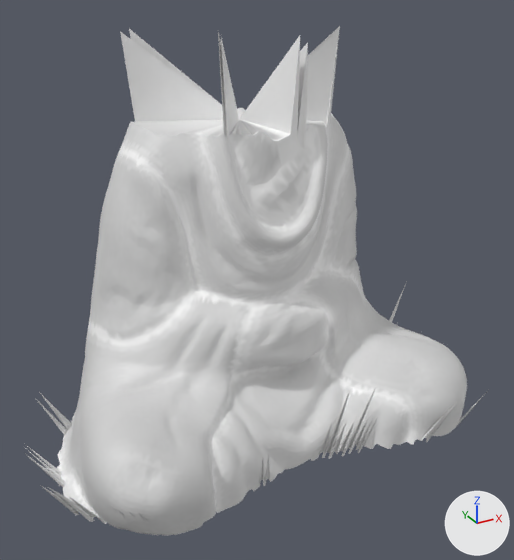
The glTF model buddha.glb as it was, and as the next commit left it.
One viewpoint serves both versions: a 50 mm lens placed at (-1.782, -3.274, 2.584), pointed at (-0.021, -0.071, 0.983). Lighting does not change. The marker at lower right points along +X, +Y and +Z. The first picture is the older version.

The older version as bpy lines, for what is in view:
```python
me_geometry_0 = bpy.data.meshes.new('geometry_0')
me_geometry_0.from_pydata(...)  # 28593 vertices, 56734 faces; spans x -1.38..1.38, y -0.82..0.83, z 0.0..2.31
me_geometry_0.materials.append(mat_defaultmaterial)
ob_geometry_0 = bpy.data.objects.new('geometry_0', me_geometry_0)
ob_geometry_0.location = (0.0, 0.0, 0.0)
```
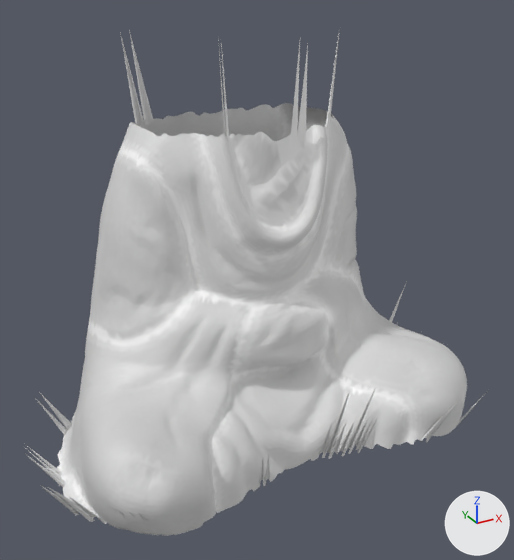
Edits to the bpy script that builds the scene:
```text
Change me_geometry_0:
    used by ob_geometry_0; location = (0.0, 0.0, 0.0)
    remove me_geometry_0.from_pydata(...)  # 28593 vertices, 56734 faces; spans x -1.38..1.38, y -0.82..0.83, z 0.0..2.31
    add me_geometry_0.from_pydata(...)  # 28592 vertices, 56520 faces; spans x -1.38..1.38, y -0.82..0.83, z 0.0..2.31
    me_geometry_0 part 1
    1 vertex is removed from x 0.04, y 0.24, z 1.82
    214 faces are deleted
```

Pixel boxes [x1, y1, x2, y2] of what changed, in the pictures (514 x 560 px):
'geometry_0', reshaped
    before: [24, 26, 486, 536]
    after: [24, 29, 486, 536]
part 1 of me_geometry_0, deleted
    before: [120, 26, 340, 141]
